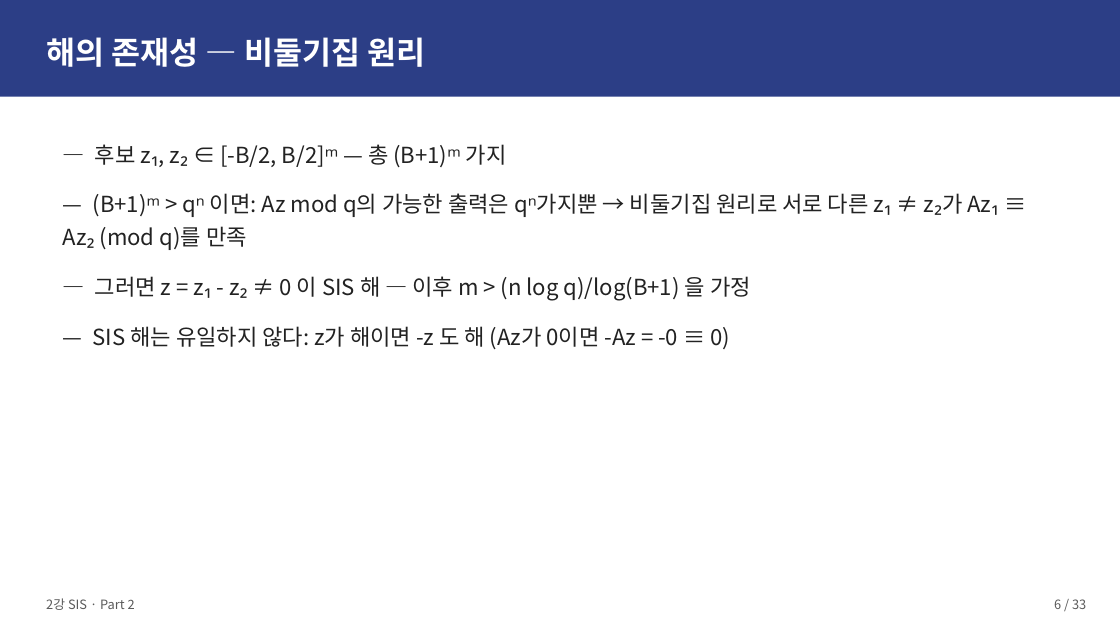
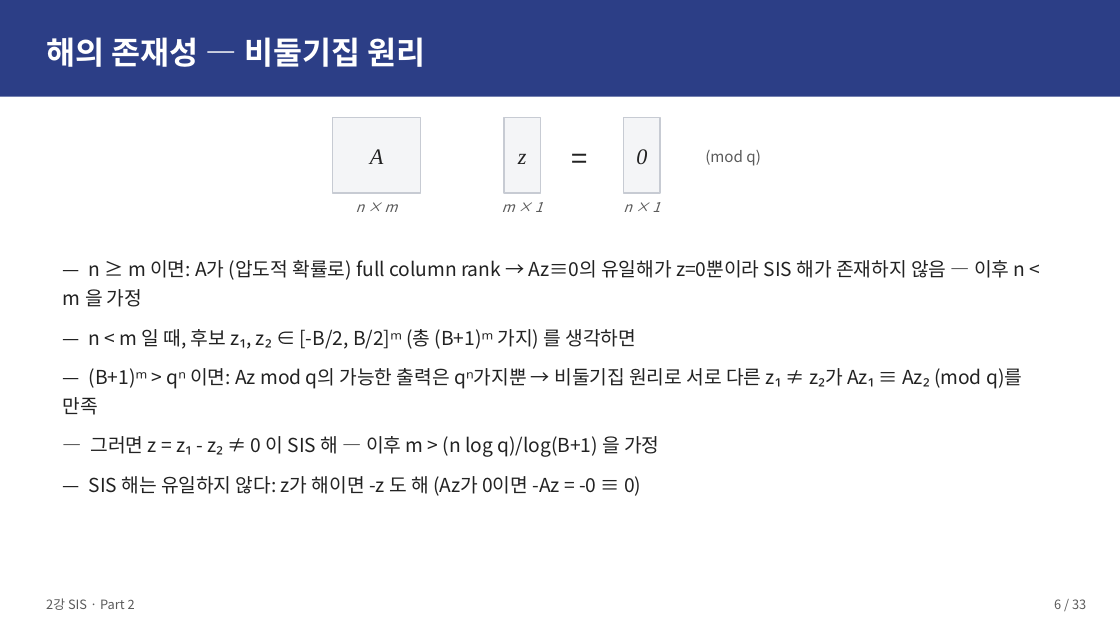
Before and after one commit to giyuubin/PQC, a slide deck: slide 6 of presentation/2강3강_발표자료_초안.pptx. Drawn at 1120x630 pixels with LibreOffice and Linux fonts; fonts in the diff are those of the drawing. Boxes give left, top, right and bottom in pixels: in the first picture for what was removed or moved away, otherwise in the second. Text is boxed around its words. In the diff, an @@ line names an element or a change of style, - is before the commit and + after.

```diff
--- a/presentation/2강3강_발표자료_초안.pptx
+++ b/presentation/2강3강_발표자료_초안.pptx
@@ rectangle added at bbox=[333, 118, 421, 193], fill #F4F5F7, outline #C7CBD3 1.25 pt, 19 pt, text #222222, italic @@
+A
@@ rectangle added at bbox=[504, 118, 540, 193], fill #F4F5F7, outline #C7CBD3 1.25 pt, 19 pt, text #222222, italic @@
+z
@@ text added at bbox=[559, 118, 601, 193], 25 pt, text #222222 @@
+=
@@ rectangle added at bbox=[623, 118, 660, 193], fill #F4F5F7, outline #C7CBD3 1.25 pt, 19 pt, text #222222, italic @@
+0
@@ text added at bbox=[705, 150, 761, 166], 13 pt, text #5A5A5A @@
+(mod q)
@@ text added at bbox=[356, 204, 397, 212], 12 pt, text #5A5A5A, italic @@
+n × m
@@ text added at bbox=[502, 202, 543, 212], 12 pt, text #5A5A5A, italic @@
+m × 1
@@ text added at bbox=[623, 202, 660, 212], 12 pt, text #5A5A5A, italic @@
+n × 1
@@ text at bbox=[63, 260, 1026, 349]: text changed; size 19 to 16.5 pt @@
-— 후보 z₁, z₂ ∈ [-B/2, B/2]ᵐ — 총 (B+1)ᵐ 가지
+— n ≥ m 이면: A가 (압도적 확률로) full column rank → Az≡0의 유일해가 z=0뿐이라 SIS 해가 존재하지 않음 — 이후 n < m 을 가정
+— n < m 일 때, 후보 z₁, z₂ ∈ [-B/2, B/2]ᵐ (총 (B+1)ᵐ 가지) 를 생각하면
@@ text "— n ≥ m 이면: ...": place and size @@
-text "— n ≥ m 이면: ..." at bbox=[93, 144, 869, 349]
+text "— n ≥ m 이면: ..." at bbox=[63, 260, 1026, 496]
@@ text at bbox=[63, 368, 1023, 496]: size 19 to 16.5 pt in "— (B+1)ᵐ > qⁿ 이면: Az mod ...", "— 그러면 z = z₁ - z₂ ...", "— SIS 해는 유일하지 않다: z가 해이면 ..."; less space between paragraphs @@
```
Also in this commit, not shown: 9 other slides changed.
